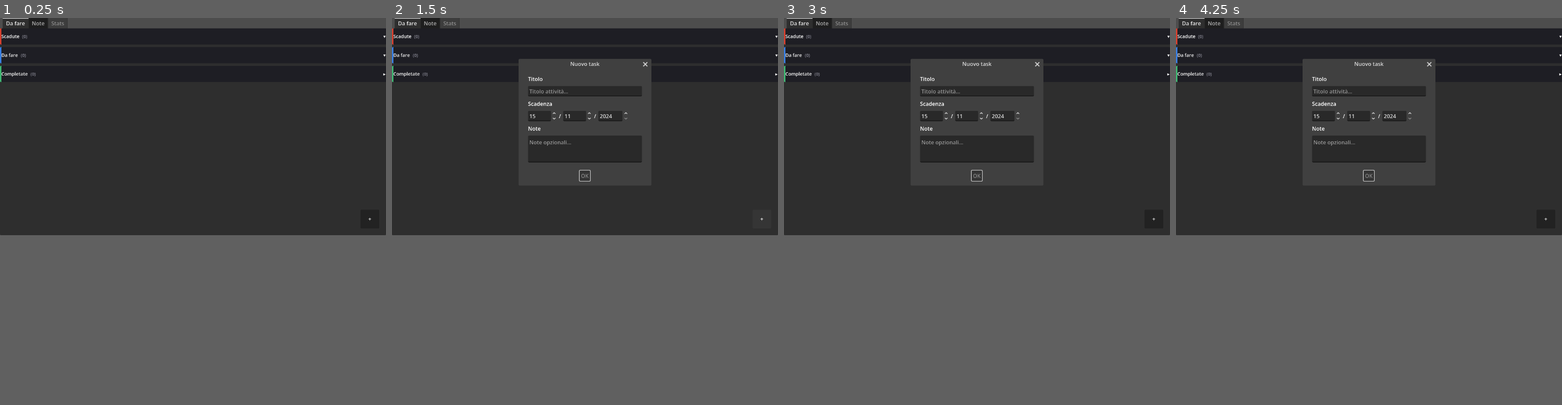
Above: before the commit, frames 1-4 (left to right).
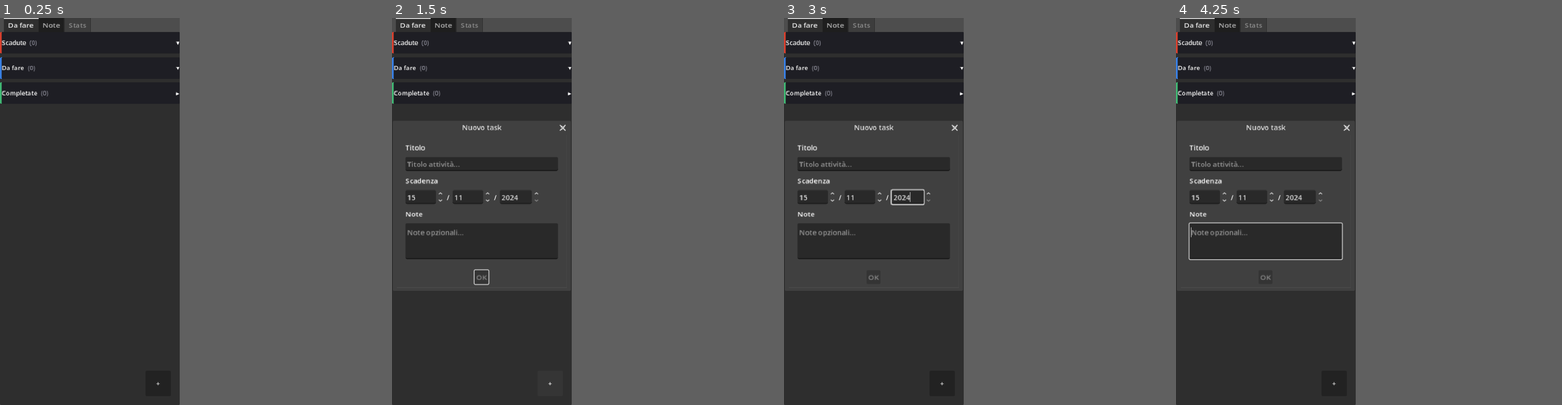
Above: after the commit, the same moments.

Repository: 1110sillabo/todo_gsd
Game: Godot game, scene res://src/ui/main_scene.tscn
Same seed, same stepped clock (60 frames per second), same inputs: the game is played once before the commit and once after it.
Inputs (mouse positions are in pixels of both pictures, inside the frame that each line leads up to):
- Up to frame 1 (0.25 s): no input
- Up to frame 2 (1.5 s): click "+" at 0.5 s; click "+" at 1.25 s
- Up to frame 3 (3 s): click "+" at 2 s; tap Enter at 2.75 s; move the mouse to (1061, 114) at 2.77 s; click (1061, 114) at 2.92 s
- Up to frame 4 (4.25 s): tap Space at 3.5 s; drag from (1291, 137) to (1349, 168) at 3.52 s
In our replay, the window is 799x449 before the commit and 372x800 after it. These sizes can differ from the game's own. Grey fills any space a smaller window leaves; there, only what the larger window draws over its background counts as a difference.

The runs differ from the first frame. In frame 1, 2.3% of the frame differs, in the area x 0-100%, y 0-100%; in frame 2, 4.6%; in frame 3, 4.7%; in frame 4, 4.9%.

Commit message:
feat: portrait orientation, canvas scaling, 400x860 base viewport

Diff:
--- a/project.godot
+++ b/project.godot
@@ -15,6 +15,14 @@
 config/features=PackedStringArray("4.6", "Forward Plus")
 config/icon="res://icon.svg"
 
+[display]
+
+window/size/viewport_width=400
+window/size/viewport_height=860
+window/stretch/mode="canvas_items"
+window/stretch/aspect="expand"
+window/handheld/orientation="portrait"
+
 [autoload]
 
 PersistenceManager="*res://src/persistence/persistence_manager.gd"
